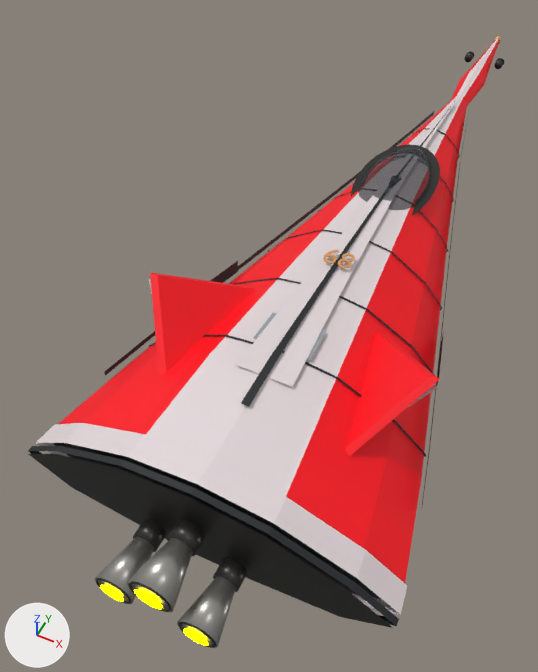
Renders of the glTF model ThoriumGap_JS/models/Ship_PyramidLifter_97249.glb from each side of a commit.
Camera for both pictures: a camera (50 mm lens) standing at (1.54, -5.81, 4.75) and looking at (-0.62, -1.48, -0.66). Lighting does not change. The marker at lower left points along +X, +Y and +Z. The first picture is the older version. Where no turn or scale is listed for an object, it has been applied to the vertices.

In view in the first picture: 'CanopyGlass_LowInsetSmokedDome', 'EngineBell_CenterUpper_BurnishedNozzle', 'EngineBell_LeftLower_BurnishedNozzle', 'EngineBell_RightLower_BurnishedNozzle', 'EngineDeck_AftDarkCompressionSeal', 'EngineDeck_AftFacetedDarkMountPlate', 'EngineDeck_AftOuterArmorCollar', 'EngineEmitter', 'Fuselage_MainPyramidalLiftingBody', 'HullLongitudinalSeam_DorsalRidgeDarkLine', 'Nose_FacetedRamNeedle', 'PaintDorsalSplit_PrimaryCentralArmor', 'TailFin_Left_ShortCantedStabilizer', 'TailFin_Right_ShortCantedStabilizer' and 21 more.
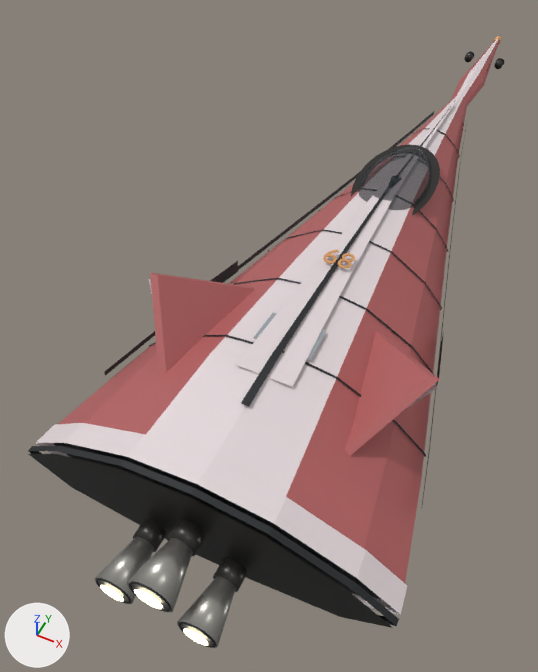
Scene script edits in JSON lines:
```json
{"op": "set", "path": "mat_engineglow.emission_color", "old": "(1.0, 1.0, 0.0)", "new": "(0.62, 0.57, 0.4)", "note": "yellow #ffff00 -> beige #cec7aa"}
{"op": "set", "path": "mat_ship_pyramidlifterfamily_arrowvault_low_pyramid_top_bottom_split_seed97249_hull_main.base_color", "old": "(1.0, 0.0, 0.0075)", "new": "(0.45, 0.12, 0.12)", "note": "red #ff0015 -> pink #b36161"}
```

Changed parts and their boxes (x1, y1, x2, y2) in the pictures (538 x 672 px):
```json
{"object": "Fuselage_MainPyramidalLiftingBody", "change": "recoloured", "before": [58, 96, 467, 583], "after": [58, 96, 467, 583]}
{"object": "TailFin_Left_ShortCantedStabilizer", "change": "recoloured", "before": [150, 272, 255, 375], "after": [150, 272, 255, 375]}
{"object": "TailFin_Right_ShortCantedStabilizer", "change": "recoloured", "before": [345, 332, 440, 456], "after": [345, 332, 440, 456]}
{"object": "Nose_FacetedRamNeedle", "change": "recoloured", "before": [450, 39, 499, 106], "after": [450, 39, 499, 106]}
{"object": "EngineEmitter", "change": "recoloured", "before": [100, 585, 208, 646], "after": [100, 585, 208, 646]}
```
